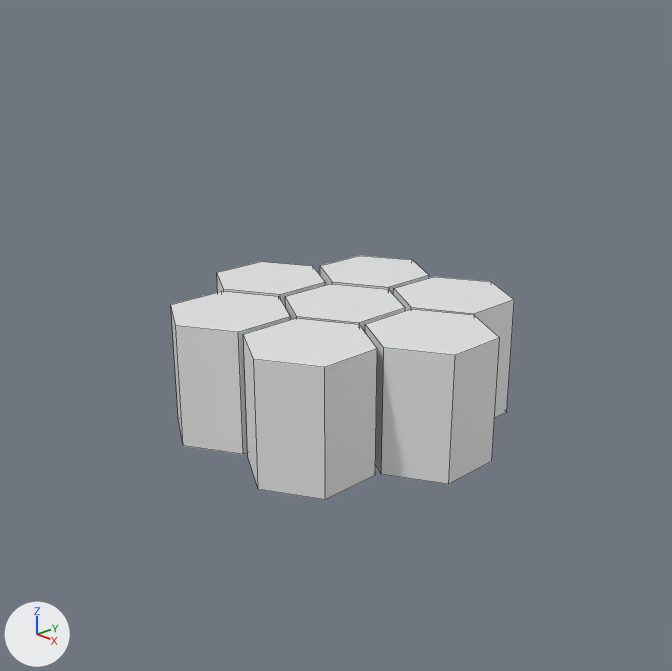
Before and after pictures for a commit that changed the Blender file Level/Models/hexagonObject.blend.
Camera for both pictures: a 50 mm lens placed at (10.19, -9.82, 5.73), pointed at (0.08, -0.26, 0.51). Every picture has the same lights, and +X, +Y and +Z are marked at lower left. Mesh edges are drawn as thin lines.
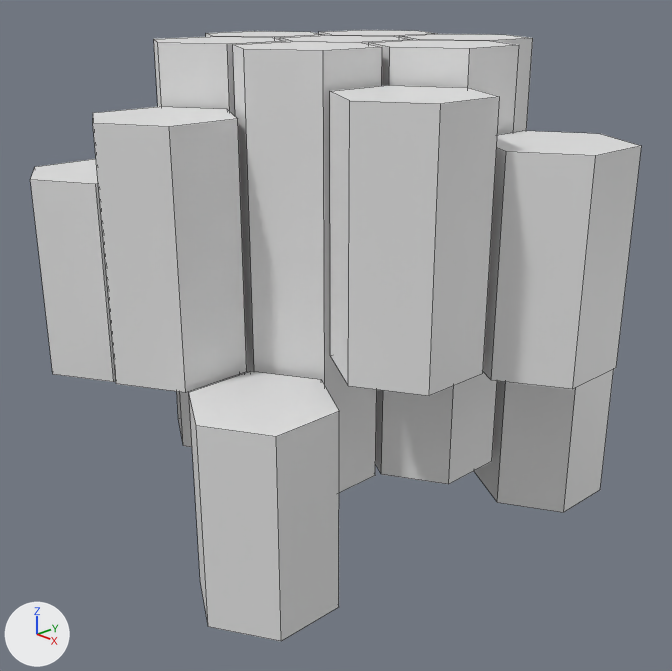
The newer file is also rescaled (x0.644), turned or shifted as a whole; pictures and numbers use the older file's frame.

Changed parts and their boxes (x1, y1, x2, y2) in the pictures (672 x 671 px):
```json
{"object": "Cylinder.003", "change": "moved, rescaled", "before": [243, 318, 377, 500], "after": [233, 41, 382, 493], "on screen": "11% wider, 148% taller"}
{"object": "Cylinder.005", "change": "added", "after": [330, 85, 499, 396]}
{"object": "Cylinder.013", "change": "added", "after": [93, 106, 247, 393]}
{"object": "Cylinder.012", "change": "added", "after": [189, 371, 339, 641]}
{"object": "Cylinder.014", "change": "added", "after": [483, 131, 641, 389]}
{"object": "Cylinder.004", "change": "moved, rescaled", "before": [365, 309, 500, 484], "after": [369, 40, 519, 484], "on screen": "11% wider, 153% taller"}
{"object": "Cylinder", "change": "moved, rescaled", "before": [171, 291, 290, 454], "after": [154, 36, 285, 447], "on screen": "10% wider, 151% taller"}
{"object": "Cylinder.011", "change": "added", "after": [30, 159, 116, 382]}
{"object": "Cylinder.015", "change": "added", "after": [474, 369, 614, 513]}
{"object": "Cylinder.008", "change": "moved, rescaled", "before": [393, 277, 514, 418], "after": [399, 34, 533, 132]}
{"object": "Cylinder.007", "change": "moved, rescaled", "before": [285, 284, 405, 332], "after": [280, 35, 413, 44]}
{"object": "Cylinder.001", "change": "moved, rescaled", "before": [217, 262, 325, 308], "after": [206, 31, 323, 39]}
{"object": "Cylinder.006", "change": "moved, turned, rescaled", "before": [320, 256, 429, 294], "after": [319, 30, 438, 37]}
```

Scene script edits in JSON lines:
```json
{"op": "set", "path": "ob_cylinder.location", "old": "(-0.92, -1.59, 0.0)", "new": "(-0.92, -1.59, 2.01)"}
{"op": "set", "path": "ob_cylinder.scale", "old": "(1.0, 1.0, 1.0)", "new": "(1.0, 1.0, 3.01)"}
{"op": "set", "path": "ob_cylinder_001.location", "old": "(-1.85, 0.0, 0.0)", "new": "(-1.85, 0.0, 2.01)"}
{"op": "set", "path": "ob_cylinder_001.scale", "old": "(1.0, 1.0, 1.0)", "new": "(1.0, 1.0, 3.01)"}
{"op": "set", "path": "ob_cylinder_004.location", "old": "(1.84, 0.0, 0.0)", "new": "(1.84, 0.0, 2.01)"}
{"op": "set", "path": "ob_cylinder_004.scale", "old": "(1.0, 1.0, 1.0)", "new": "(1.0, 1.0, 3.01)"}
{"op": "set", "path": "ob_cylinder_003.location", "old": "(0.93, -1.59, 0.0)", "new": "(0.93, -1.59, 2.01)"}
{"op": "set", "path": "ob_cylinder_003.scale", "old": "(1.0, 1.0, 1.0)", "new": "(1.0, 1.0, 3.01)"}
{"op": "set", "path": "ob_cylinder_008.location", "old": "(0.93, 1.57, 0.0)", "new": "(0.93, 1.57, 2.01)"}
{"op": "set", "path": "ob_cylinder_008.scale", "old": "(1.0, 1.0, 1.0)", "new": "(1.0, 1.0, 3.01)"}
{"op": "set", "path": "ob_cylinder_007.location", "old": "(0.01, -0.01, 0.0)", "new": "(0.01, -0.01, 2.01)"}
{"op": "set", "path": "ob_cylinder_007.scale", "old": "(1.0, 1.0, 1.0)", "new": "(1.0, 1.0, 3.01)"}
{"op": "set", "path": "ob_cylinder_006.location", "old": "(-0.91, 1.6, 0.0)", "new": "(-0.91, 1.6, 2.01)"}
{"op": "set", "path": "ob_cylinder_006.rotation_euler", "old": "(0.0, 0.0, -3.152)", "new": "(0.0, 0.0, 3.131)", "note": "degrees (0, 0, -181) -> degrees (0, 0, 179)"}
{"op": "set", "path": "ob_cylinder_006.scale", "old": "(1.0, 1.0, 1.0)", "new": "(1.0, 1.0, 3.01)"}
{"op": "add", "block": "ob_cylinder_014", "code": ["ob_cylinder_014 = bpy.data.objects.new('Cylinder.014', me_cylinder_010.copy())  # the mesh of ob_cylinder_006", "ob_cylinder_014.location = (3.68, 0.04, 2.51)", "ob_cylinder_014.scale = (1.0, 1.0, 1.43)"]}
{"op": "add", "block": "ob_cylinder_015", "code": ["ob_cylinder_015 = bpy.data.objects.new('Cylinder.015', me_cylinder_010.copy())  # the mesh of ob_cylinder_006", "ob_cylinder_015.location = (2.77, 1.64, -0.06)", "ob_cylinder_015.rotation_euler = (0.0, 0.0, 3.131)  # degrees (0, 0, 179)", "ob_cylinder_015.scale = (1.0, 1.0, 1.69)"]}
{"op": "add", "block": "ob_cylinder_005", "code": ["ob_cylinder_005 = bpy.data.objects.new('Cylinder.005', me_cylinder_010.copy())  # the mesh of ob_cylinder_006", "ob_cylinder_005.location = (2.77, -1.59, 2.88)", "ob_cylinder_005.rotation_euler = (0.0, 0.0, 3.131)  # degrees (0, 0, 179)", "ob_cylinder_005.scale = (1.0, 1.0, 1.69)"]}
{"op": "add", "block": "ob_cylinder_011", "code": ["ob_cylinder_011 = bpy.data.objects.new('Cylinder.011', me_cylinder_010.copy())  # the mesh of ob_cylinder_006", "ob_cylinder_011.location = (-1.83, -3.17, 1.83)", "ob_cylinder_011.scale = (1.0, 1.0, 1.43)"]}
{"op": "add", "block": "ob_cylinder_012", "code": ["ob_cylinder_012 = bpy.data.objects.new('Cylinder.012', me_cylinder_010.copy())  # the mesh of ob_cylinder_006", "ob_cylinder_012.location = (1.85, -3.19, -0.56)", "ob_cylinder_012.scale = (1.0, 1.0, 1.43)"]}
{"op": "add", "block": "ob_cylinder_013", "code": ["ob_cylinder_013 = bpy.data.objects.new('Cylinder.013', me_cylinder_010.copy())  # the mesh of ob_cylinder_006", "ob_cylinder_013.location = (0.0, -3.17, 2.51)", "ob_cylinder_013.scale = (1.0, 1.0, 1.69)"]}
```
